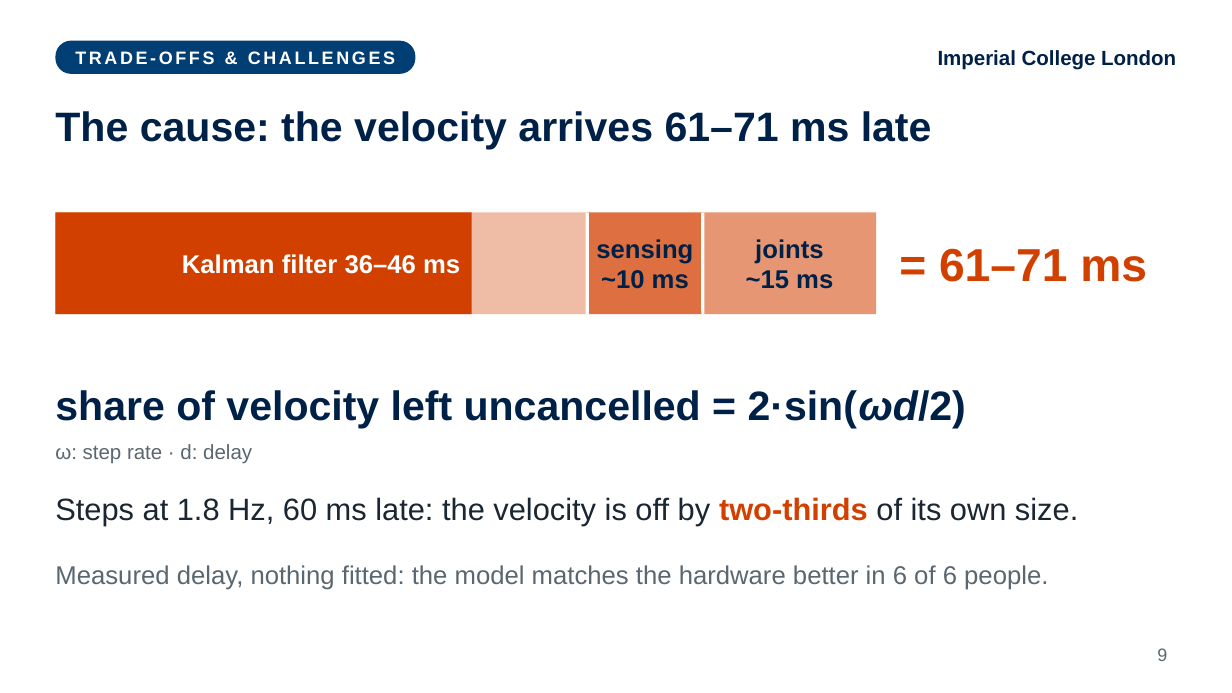
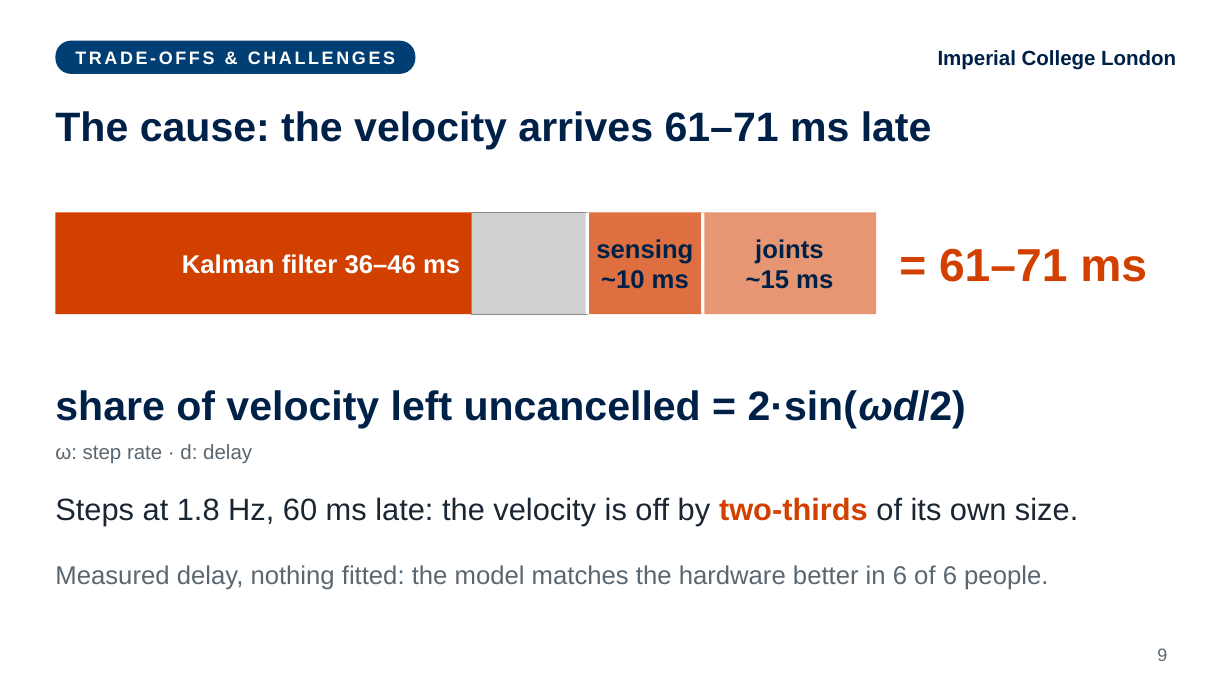
Before and after one commit to fechachris4/HumanSL_MAIN, a slide deck: slide 9 of presentation/World_Stable_Supernumerary_Effectors_Akabueze.pptx. Drawn at 1232x693 pixels with LibreOffice and Linux fonts; fonts in the diff are those of the drawing; grey boxes stand for pictures. Boxes give left, top, right and bottom in pixels: in the first picture for what was removed or moved away, otherwise in the second. Text is boxed around its words. In the diff, an @@ line names an element or a change of style, - is before the commit and + after.

```diff
--- a/presentation/World_Stable_Supernumerary_Effectors_Akabueze.pptx
+++ b/presentation/World_Stable_Supernumerary_Effectors_Akabueze.pptx
@@ rectangle: place and size @@
-rectangle at [55,213,588,314]
+rectangle at [55,213,473,314]
@@ rectangle at [55,213,473,314]: fill #D24000 at 35% opacity to #D24000 @@
@@ rectangle removed at [55,213,471,314] @@
@@ picture added at [471,213,587,314] @@
```
Also in this commit, not shown: 4 other files.
